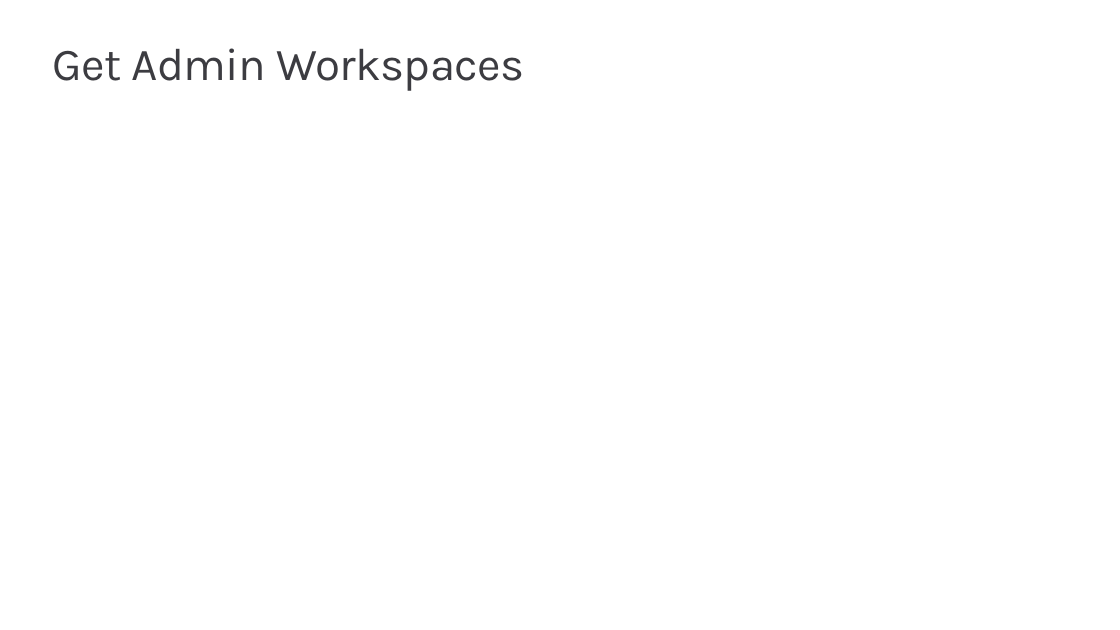
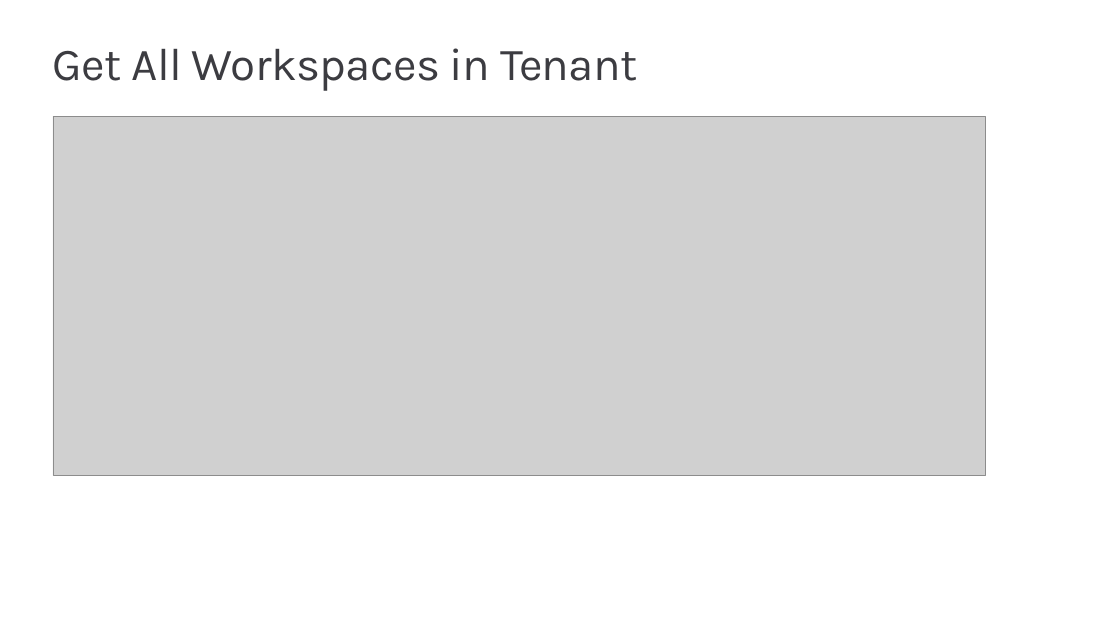
Before and after one commit to PowerBiDevCamp/Camp-Sessions, a slide deck: slide 31 of Session 02 - Writing PowerShell Script for Power BI.pptx (slide 22 before the commit). Drawn at 1120x630 pixels with LibreOffice and Linux fonts; fonts in the diff are those of the drawing; grey boxes stand for pictures; background and template pictures are left out. Boxes give left, top, right and bottom in pixels: in the first picture for what was removed or moved away, otherwise in the second. Text is boxed around its words. In the diff, an @@ line names an element or a change of style, - is before the commit and + after.

```diff
--- a/Session 02 - Writing PowerShell Script for Power BI.pptx
+++ b/Session 02 - Writing PowerShell Script for Power BI.pptx
@@ title at bbox=[53, 48, 637, 91]: text changed @@
-Get Admin Workspaces
+Get All Workspaces in Tenant
@@ picture added at bbox=[53, 116, 985, 475] @@
```
Also in this commit, not shown: 17 other slides changed, 22 slides added, 14 slides removed, 1 other file.
